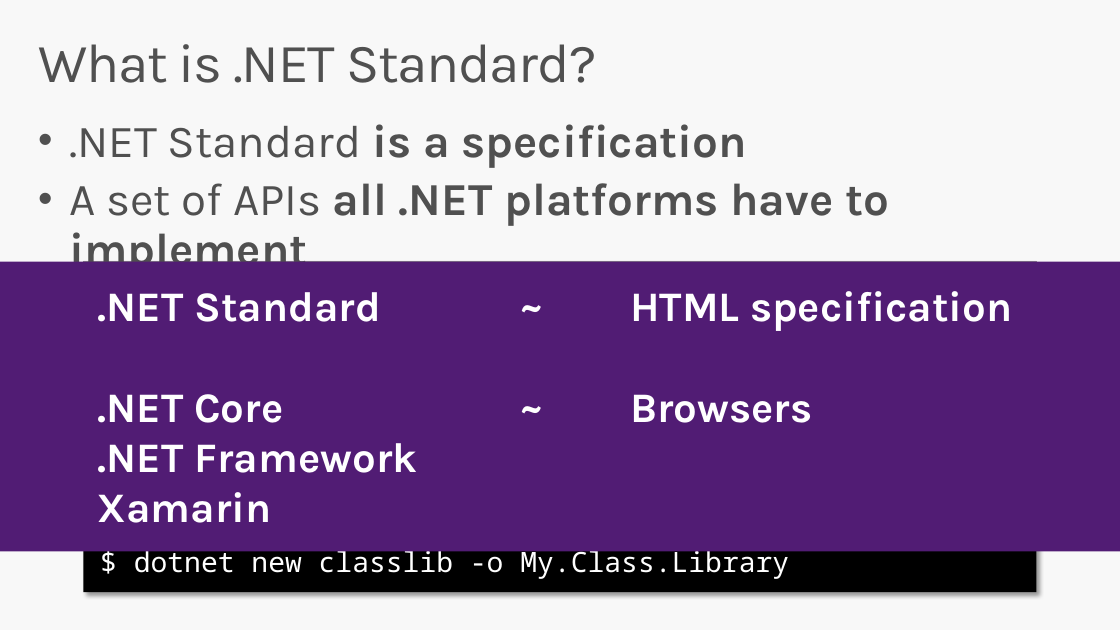
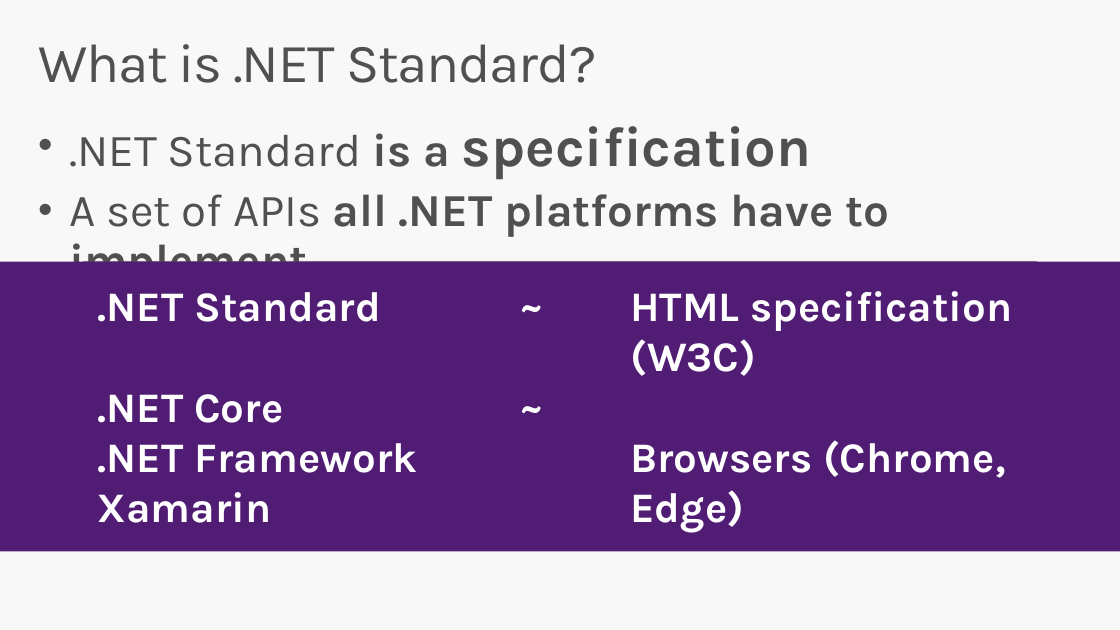
Before and after one commit to DotNetConfTh/dotnetconfth.github.io, a slide deck: slide 5 of sessions/2018/build-great-libraries-using-dot-net-standard/Build Great Libraries using .NET Standard.pptx (slide 4 before the commit). Drawn at 1120x630 pixels with LibreOffice and Linux fonts; fonts in the diff are those of the drawing; grey boxes stand for pictures. Boxes give left, top, right and bottom in pixels: in the first picture for what was removed or moved away, otherwise in the second. Text is boxed around its words. In the diff, an @@ line names an element or a change of style, - is before the commit and + after.

```diff
--- a/sessions/2018/build-great-libraries-using-dot-net-standard/Build Great Libraries using .NET Standard.pptx
+++ b/sessions/2018/build-great-libraries-using-dot-net-standard/Build Great Libraries using .NET Standard.pptx
@@ text at (x1=69, y1=126, x2=812, y2=179): size 39.2 to 48 pt in "specification" @@
@@ text at (x1=630, y1=291, x2=1012, y2=533): text changed @@
-HTML specification
-Browsers
+HTML specification (W3C)
+Browsers (Chrome, Edge)
@@ rectangle removed at (x1=83, y1=534, x2=1037, y2=592) @@
-$ dotnet new classlib -o My.Class.Library
```
Also in this commit, not shown: 7 other slides changed, 16 slides added, 24 slides removed, 20 other files.
